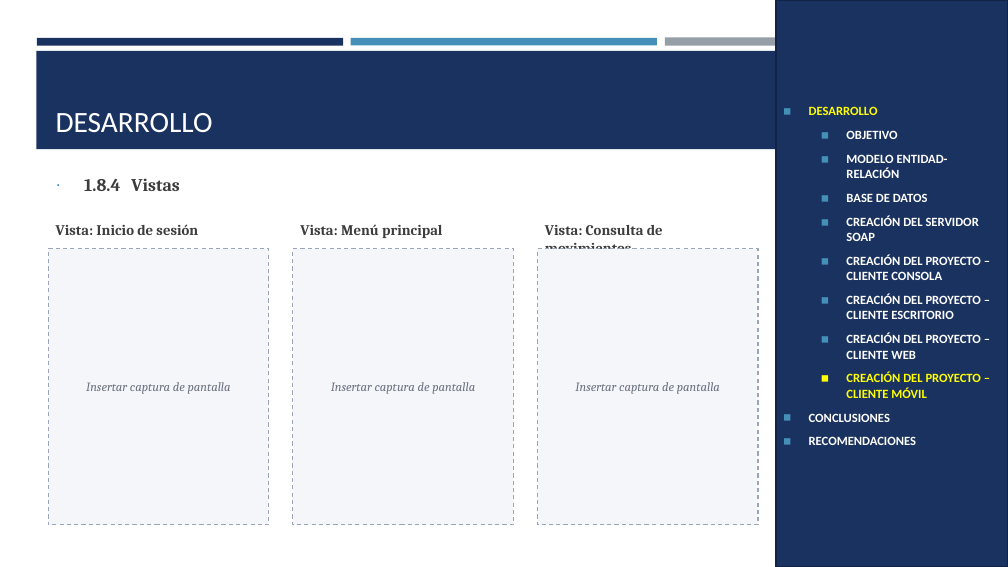
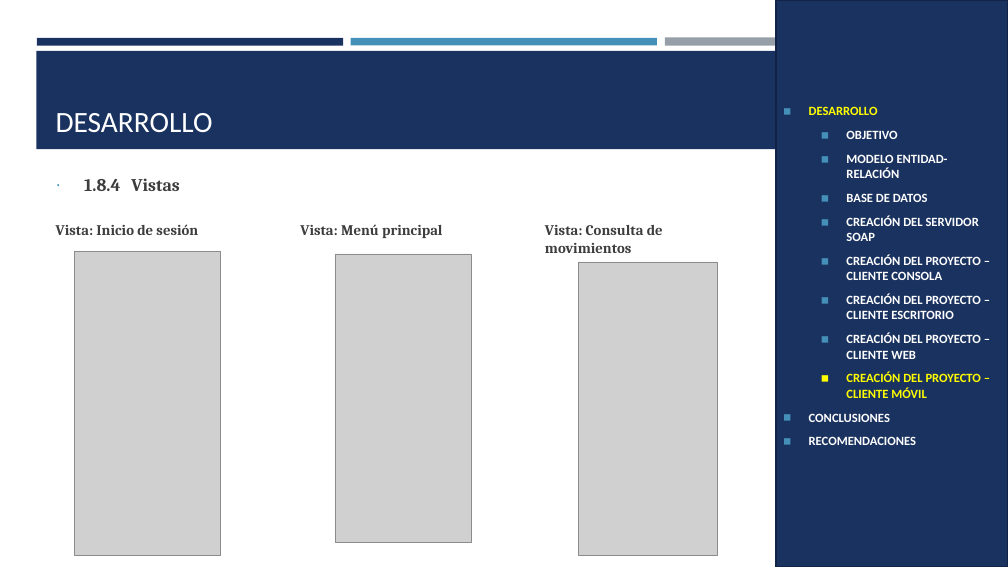
Before and after one commit to IMarcusDev/TI.1.2.-PAO202651_SOAP_DOTNET_CONBDD_NRC36883_GR04, a slide deck: slide 32 of 05. DOCUMENTACION/PRESENTACION TI.1.2. SOAP con BDD en DOTNET GR4.pptx. Drawn at 1008x567 pixels with LibreOffice and Linux fonts; fonts in the diff are those of the drawing; grey boxes stand for pictures. Boxes give left, top, right and bottom in pixels: in the first picture for what was removed or moved away, otherwise in the second. Text is boxed around its words. In the diff, an @@ line names an element or a change of style, - is before the commit and + after.

```diff
--- a/05. DOCUMENTACION/PRESENTACION TI.1.2. SOAP con BDD en DOTNET GR4.pptx
+++ b/05. DOCUMENTACION/PRESENTACION TI.1.2. SOAP con BDD en DOTNET GR4.pptx
@@ rectangle removed at (48,249,269,525) @@
-Insertar captura de pantalla
@@ picture added at (74,251,221,555) @@
@@ rectangle removed at (293,249,514,525) @@
-Insertar captura de pantalla
@@ picture added at (336,254,471,543) @@
@@ rectangle removed at (538,249,758,525) @@
-Insertar captura de pantalla
@@ picture added at (578,262,717,556) @@
```
Also in this commit, not shown: 4 other slides changed.
